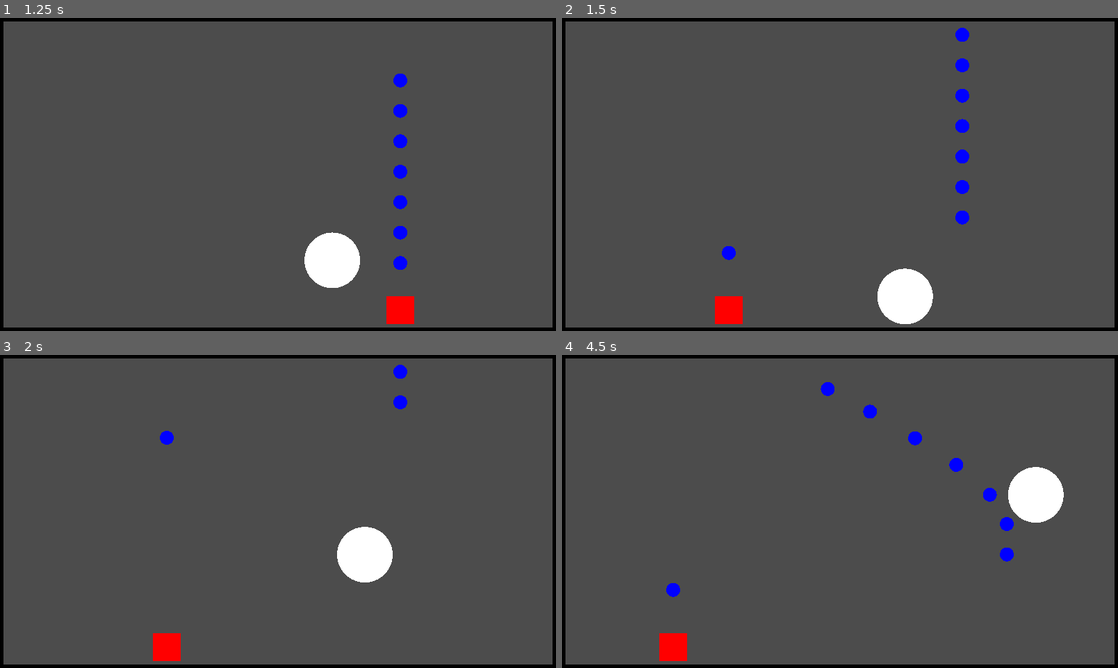
Above: before the commit, frames 1-4 (two rows, left to right).
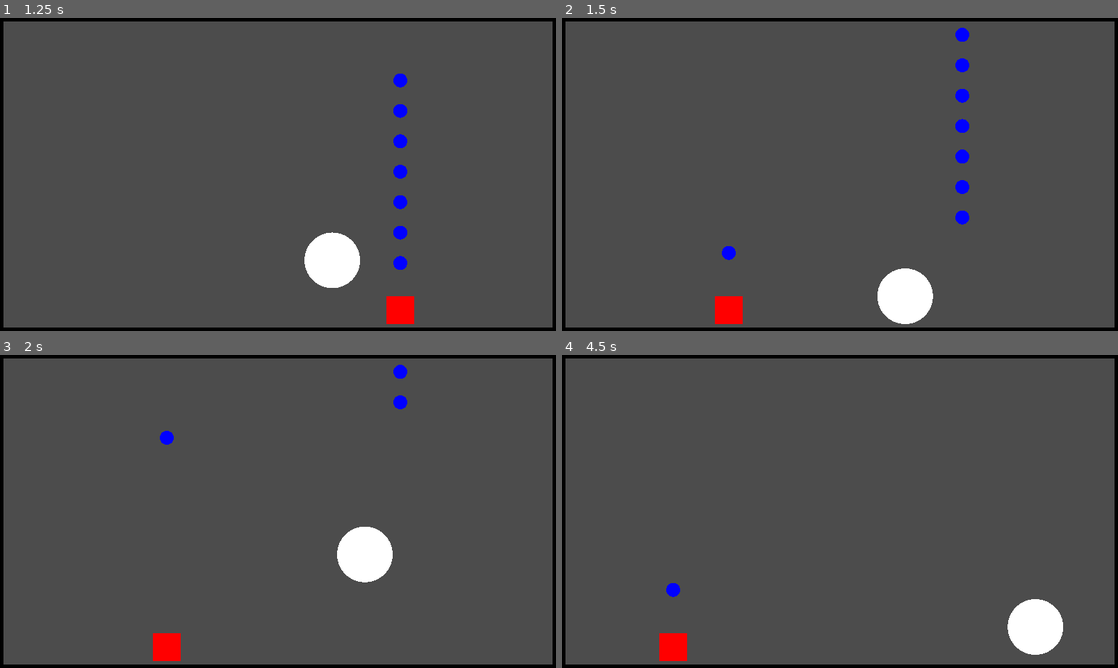
Above: after the commit, the same moments.

Repository: djalexkidd/ping-blast
Game: Godot game, scene res://scenes/Game.tscn
The game is run twice, just before and just after one commit, with the same random seed, the same clock (stepped at 60 frames per second) and the same inputs.
Inputs (mouse positions are in pixels of both pictures, inside the frame that each line leads up to):
- Up to frame 1 (1.25 s): move the mouse to (400, 158) at 0.52 s; press the mouse at (400, 158) at 0.53 s
- Up to frame 2 (1.5 s): move the mouse to (728, 190) at 1.27 s; release the mouse at (728, 190) at 1.28 s; click (728, 190) at 1.35 s
- Up to frame 3 (2 s): no input
- Up to frame 4 (4.5 s): move the mouse to (895, 442) at 2.02 s; press the mouse at (895, 442) at 2.03 s; move the mouse to (812, 574) at 2.77 s; release the mouse at (812, 574) at 2.78 s; click (812, 574) at 2.85 s; move the mouse to (1006, 558) at 3.52 s; press the mouse at (1006, 558) at 3.53 s; move the mouse to (673, 464) at 4.27 s; release the mouse at (673, 464) at 4.28 s; click (673, 464) at 4.35 s

Frame 1 is identical in both runs. In frame 2, less than 0.1% of the frame differs, in the area x 56-67%, y 80-98%; in frame 3, less than 0.1%; in frame 4, 3.4%, in the area x 46-91%, y 8-96%.

Commit message:
aled

Diff:
--- a/scenes/Ball.tscn
+++ b/scenes/Ball.tscn
@@ -5,11 +5,11 @@
 [sub_resource type="SphereMesh" id=1]
 
 [sub_resource type="CircleShape2D" id=2]
-radius = 64.0
+radius = 64.5727
 
 [node name="Ball" type="KinematicBody2D"]
 collision_layer = 4
-collision_mask = 7
+collision_mask = 4
 script = ExtResource( 1 )
 
 [node name="MeshInstance2D" type="MeshInstance2D" parent="."]
@@ -18,3 +18,12 @@
 
 [node name="CollisionShape2D" type="CollisionShape2D" parent="."]
 shape = SubResource( 2 )
+
+[node name="Area2D" type="Area2D" parent="."]
+collision_layer = 4
+collision_mask = 2
+
+[node name="CollisionShape2D" type="CollisionShape2D" parent="Area2D"]
+shape = SubResource( 2 )
+
+[connection signal="area_entered" from="Area2D" to="." method="_on_Area2D_area_entered"]
--- a/scenes/Bullet.tscn
+++ b/scenes/Bullet.tscn
@@ -19,13 +19,18 @@
 [node name="MeshInstance2D" type="MeshInstance2D" parent="."]
 modulate = Color( 0, 0, 1, 1 )
 scale = Vector2( 16.0181, 16 )
-mesh = SubResource( 2 )
+mesh = SubResource( 1 )
 
-[node name="CollisionShape2D" type="CollisionShape2D" parent="."]
-shape = SubResource( 1 )
+[node name="Area2D" type="Area2D" parent="."]
+collision_layer = 2
+collision_mask = 4
+
+[node name="CollisionShape2D" type="CollisionShape2D" parent="Area2D"]
+shape = SubResource( 2 )
 
 [node name="Timer" type="Timer" parent="."]
 one_shot = true
 autostart = true
 
+[connection signal="body_entered" from="Area2D" to="." method="_on_Area2D_body_entered"]
 [connection signal="timeout" from="Timer" to="." method="_on_Timer_timeout"]
--- a/scenes/Game.tscn
+++ b/scenes/Game.tscn
@@ -12,6 +12,9 @@
 
 [node name="Player" parent="." instance=ExtResource( 1 )]
 position = Vector2( 160, 672 )
+
+[node name="Ball" parent="." instance=ExtResource( 2 )]
+position = Vector2( 640, 320 )
 
 [node name="Floor" type="StaticBody2D" parent="."]
 collision_mask = 4
@@ -79,7 +82,4 @@
 [node name="Timer" type="Timer" parent="."]
 wait_time = 0.1
 
-[node name="Ball" parent="." instance=ExtResource( 2 )]
-position = Vector2( 640, 320 )
-
 [connection signal="timeout" from="Timer" to="." method="_on_Timer_timeout"]
--- a/scripts/Ball.gd
+++ b/scripts/Ball.gd
@@ -1,6 +1,7 @@
 extends KinematicBody2D
 
 var velocity = Vector2(100,0)
+var strengh = 50
 const target_y = 5
 const GRAVITY = 5
 
@@ -11,3 +12,10 @@
 		velocity.x *= -1
 	if is_on_floor():
 		velocity.y *= -1
+
+	if strengh == 0:
+		queue_free()
+
+func _on_Area2D_area_entered(area):
+	strengh -= 1
+	print(strengh)
--- a/scripts/Bullet.gd
+++ b/scripts/Bullet.gd
@@ -12,3 +12,6 @@
 
 func _on_Timer_timeout():
 	queue_free()
+
+func _on_Area2D_body_entered(body):
+	queue_free()
Not shown: 1 places in scenes/Bullet.tscn that only renumber resources
